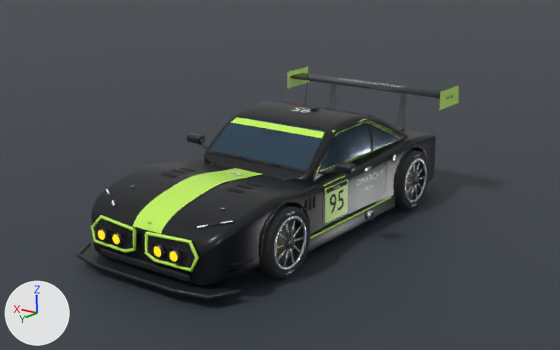
An edit to the Blender file art/models/omarchy_gt_95.blend, drawn before and after from the same camera.
Both versions are drawn from the file's camera 'Front'. Every picture has the same lights, and +X, +Y and +Z are marked at lower left. The picture after the commit comes second.

In view in the first picture: 'GT bodywork', 'Racing slick and rim FL', 'Racing slick and rim RL', 'Studio floor'.
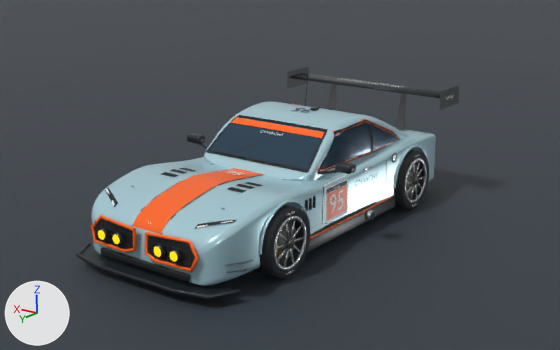
Commit message: Paint the Omarchy GT in the pale blue and orange DHH raced in

Location of each change, [x1, y1, x2, y2] in pixels of the pictures (560 x 350 px; the box of a moved part takes in the faces that stretch with it):
```json
{"object": "GT bodywork", "change": "recoloured", "before": [89, 67, 459, 294], "after": [89, 67, 459, 294], "on screen": "black to cyan"}
{"part": 1, "of": "me_gt_bodywork", "change": "moved or reshaped", "before": [331, 172, 379, 210], "after": [326, 173, 378, 220]}
{"part": 2, "of": "me_gt_bodywork", "change": "recoloured", "before": [287, 67, 459, 110], "after": [287, 67, 459, 110]}
{"part": 3, "of": "me_gt_bodywork", "change": "recoloured", "before": [323, 175, 348, 223], "after": [323, 175, 348, 223], "on screen": "green to white"}
{"part": 4, "of": "me_gt_bodywork", "change": "recoloured", "before": [91, 118, 401, 272], "after": [91, 118, 401, 272]}
{"part": 5, "of": "me_gt_bodywork", "change": "recoloured", "before": [150, 95, 454, 224], "after": [150, 95, 454, 224]}
{"part": 6, "of": "me_gt_bodywork", "change": "recoloured", "before": [132, 168, 347, 234], "after": [132, 168, 347, 234]}
```

Scene script edits in JSON lines:
```json
{"op": "set", "path": "mat_paint.base_color", "old": "(0.01, 0.012, 0.015)", "new": "(0.448, 0.674, 0.75)", "note": "black #191d21 -> cyan #b3d6e1"}
{"op": "add", "block": "mat_livery_orange", "code": ["mat_livery_orange = principled_material('Livery orange')", "mat_livery_orange.base_color = (1.0, 0.135, 0.008)  # orange #ff6716", "mat_livery_orange.roughness = 0.33"]}
{"op": "add", "block": "mat_livery_navy", "code": ["mat_livery_navy = principled_material('Livery navy')", "mat_livery_navy.base_color = (0.008, 0.02, 0.055)  # dark blue #162742", "mat_livery_navy.roughness = 0.4"]}
{"block": "me_gt_bodywork", "where": "# used by ob_gt_bodywork; parent = ob_omarchy_gt_95; location = (0.0, 0.0, 0.0)"}
{"op": "remove", "block": "me_gt_bodywork", "code": "me_gt_bodywork.from_pydata(...)  # 33803 vertices, 45038 faces; spans x -0.64..0.64, y -1.27..1.34, z 0.04..0.95"}
{"op": "add", "block": "me_gt_bodywork", "code": "me_gt_bodywork.from_pydata(...)  # 33965 vertices, 45294 faces; spans x -0.64..0.64, y -1.27..1.34, z 0.04..0.95"}
{"block": "me_gt_bodywork", "change": "me_gt_bodywork part 1: 22 vertices moved within x -0.52..-0.51, y -0.27..0.17, z 0.22..0.35; 104 vertices removed from x -0.53..-0.51, y -0.36..-0.11, z 0.26..0.35; 182 vertices added at x -0.53..-0.51, y -0.34..0.23, z 0.18..0.35"}
{"block": "me_gt_bodywork", "change": "me_gt_bodywork part 2: 2 faces spanning x -0.64..0.64, y -1.25..-0.96, z 0.66..0.79 switch from mat_accent_lime (green #c4f55c) to mat_carbon_aero (dark grey #242b30)"}
{"block": "me_gt_bodywork", "change": "me_gt_bodywork part 3: 256 faces spanning x -0.51..0.51, y -0.01..0.24, z 0.16..0.4 switch from mat_accent_lime (green #c4f55c) to mat_lettering_white (white #f5f8f9)"}
{"block": "me_gt_bodywork", "change": "me_gt_bodywork part 4: 4064 faces spanning x -0.56..0.56, y -1.25..1.29, z 0.13..0.68 switch from mat_accent_lime (green #c4f55c) to mat_livery_orange (orange #ff6716)"}
{"block": "me_gt_bodywork", "change": "me_gt_bodywork part 5: 480 faces spanning x -0.64..0.64, y -1.17..1.2, z 0.21..0.73 switch from mat_recess_black (black #0d1216) to mat_lettering_white (white #f5f8f9)"}
{"block": "me_gt_bodywork", "change": "me_gt_bodywork part 6: 288 faces spanning x -0.51..0.51, y 0.0..1.22, z 0.3..0.47 switch from mat_recess_black (black #0d1216) to mat_livery_navy (dark blue #162742)"}
{"block": "me_gt_bodywork", "change": "other edits to the shape of me_gt_bodywork do not show in these pictures"}
```
